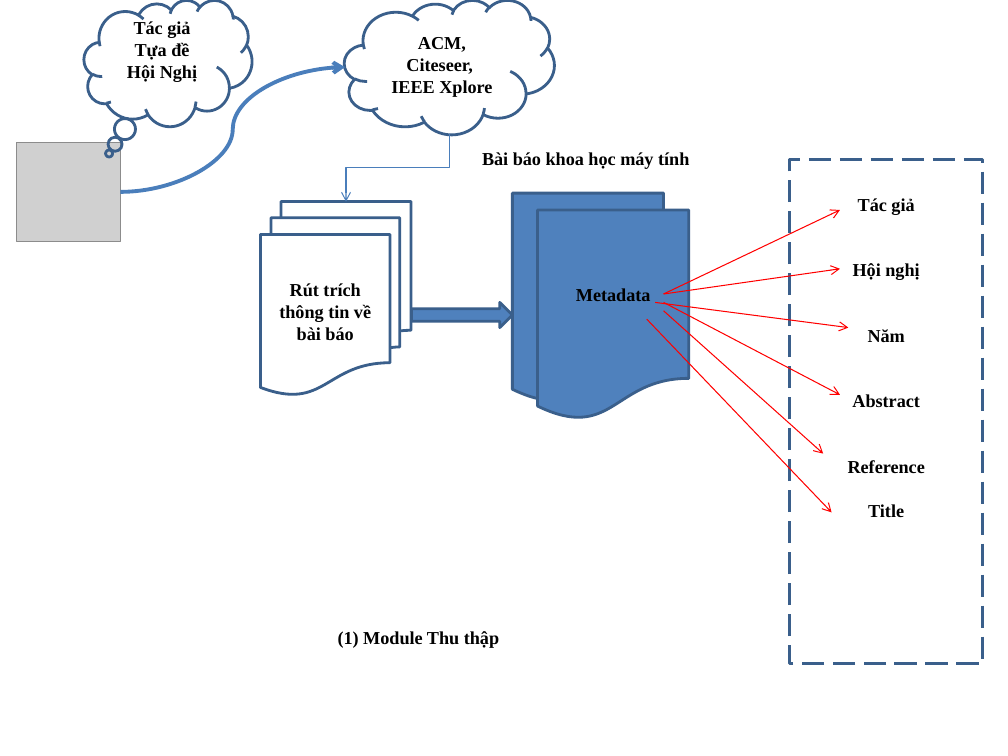
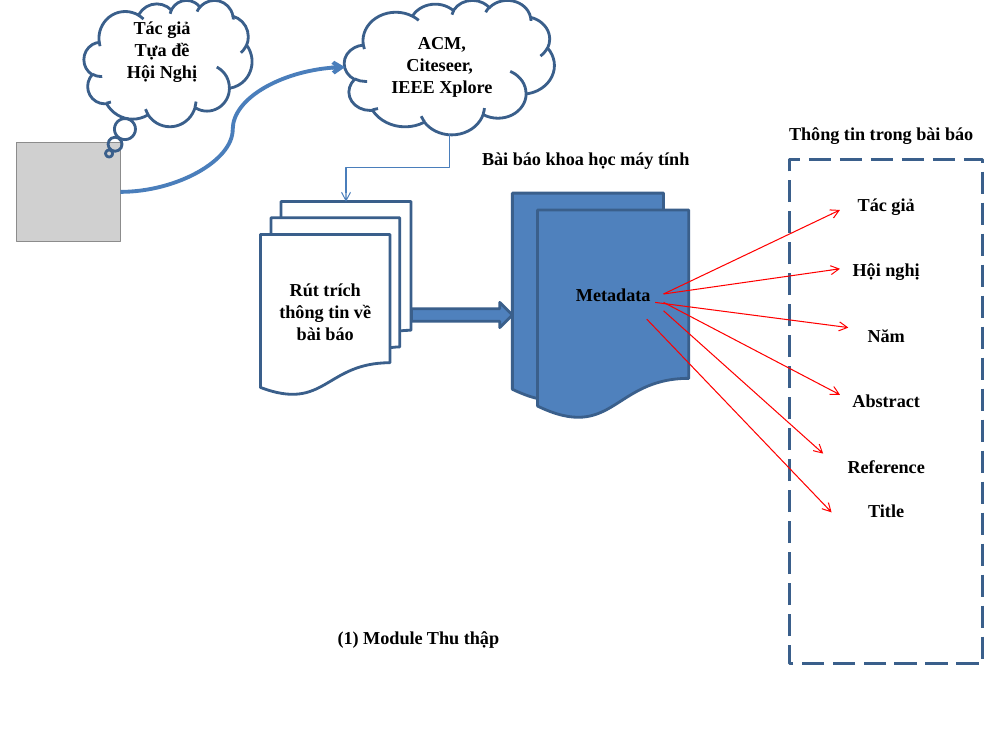
Before and after one commit to tiendv/detaitotnghiep, a slide deck: slide 2 of Outline thesis/De cuong/Kientrucdetai_26_8.pptx. Drawn at 1008x756 pixels with LibreOffice and Linux fonts; fonts in the diff are those of the drawing; grey boxes stand for pictures. Boxes give left, top, right and bottom in pixels: in the first picture for what was removed or moved away, otherwise in the second. Text is boxed around its words. In the diff, an @@ line names an element or a change of style, - is before the commit and + after.

```diff
--- a/Outline thesis/De cuong/Kientrucdetai_26_8.pptx
+++ b/Outline thesis/De cuong/Kientrucdetai_26_8.pptx
@@ text added at [789, 127, 973, 144], 13 pt, text #000000, bold @@
+Thông tin trong bài báo
```
Also in this commit, not shown: 2 other slides changed, 1 slide added.
